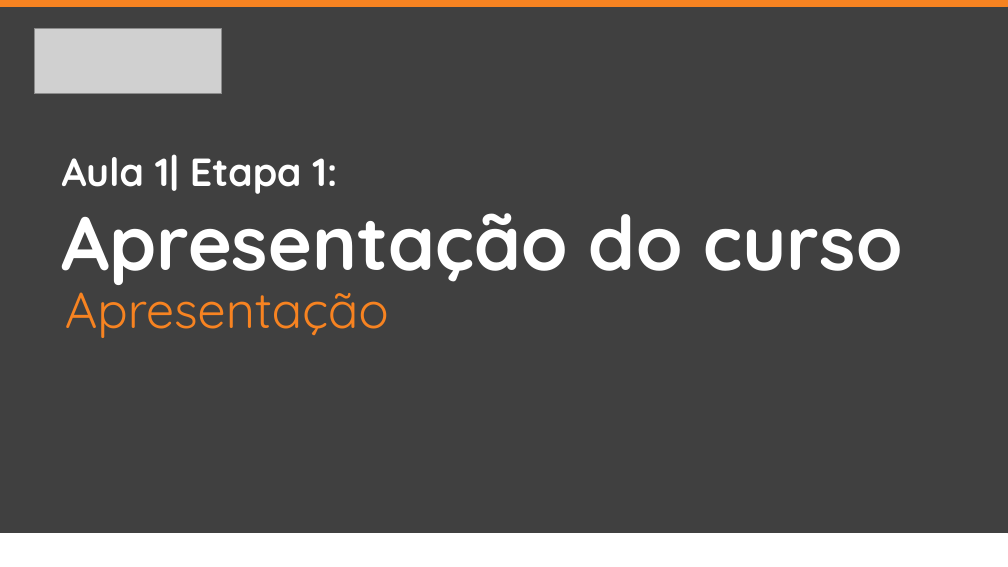
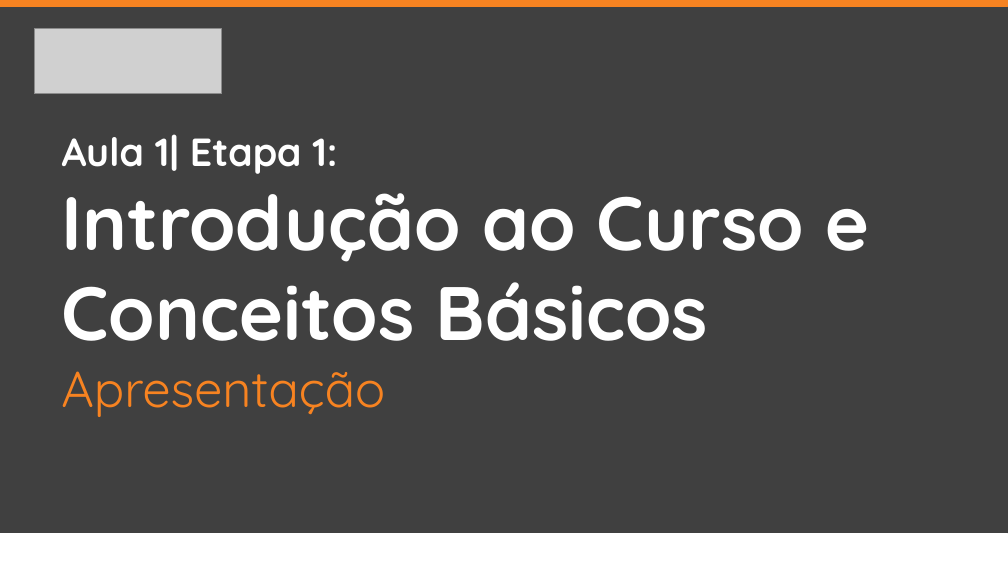
Before and after one commit to jrdutra/estruturaDeDadosJavaDio, a slide deck: slide 2 of apresentacoes/Aula1/Etapa1-Apresentacao/Etapa1.pptx. Drawn at 1008x567 pixels with LibreOffice and Linux fonts; fonts in the diff are those of the drawing; grey boxes stand for pictures. Boxes give left, top, right and bottom in pixels: in the first picture for what was removed or moved away, otherwise in the second. Text is boxed around its words. In the diff, an @@ line names an element or a change of style, - is before the commit and + after.

```diff
--- a/apresentacoes/Aula1/Etapa1-Apresentacao/Etapa1.pptx
+++ b/apresentacoes/Aula1/Etapa1-Apresentacao/Etapa1.pptx
@@ text at [62, 172, 869, 341]: text changed @@
-Apresentação do curso
+Introdução ao Curso e Conceitos Básicos
@@ text "Apresentação" rewrapped from [65, 276, 389, 338] to [61, 371, 385, 417] @@
```
Also in this commit, not shown: 8 other files.
